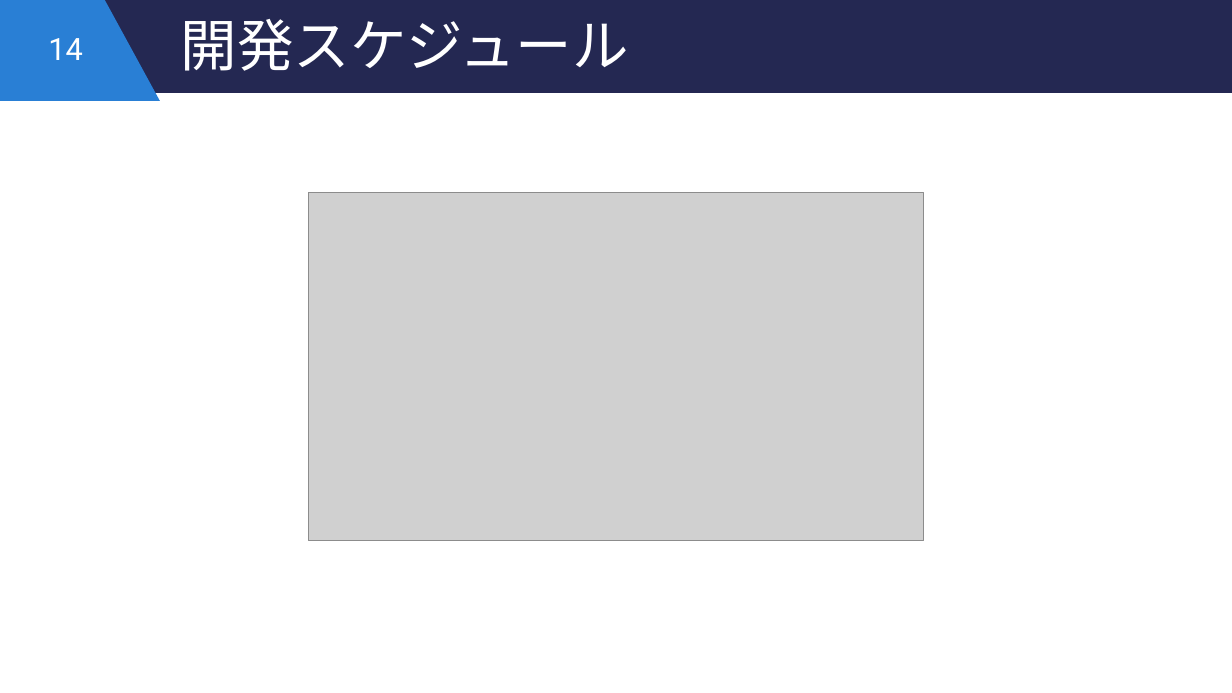
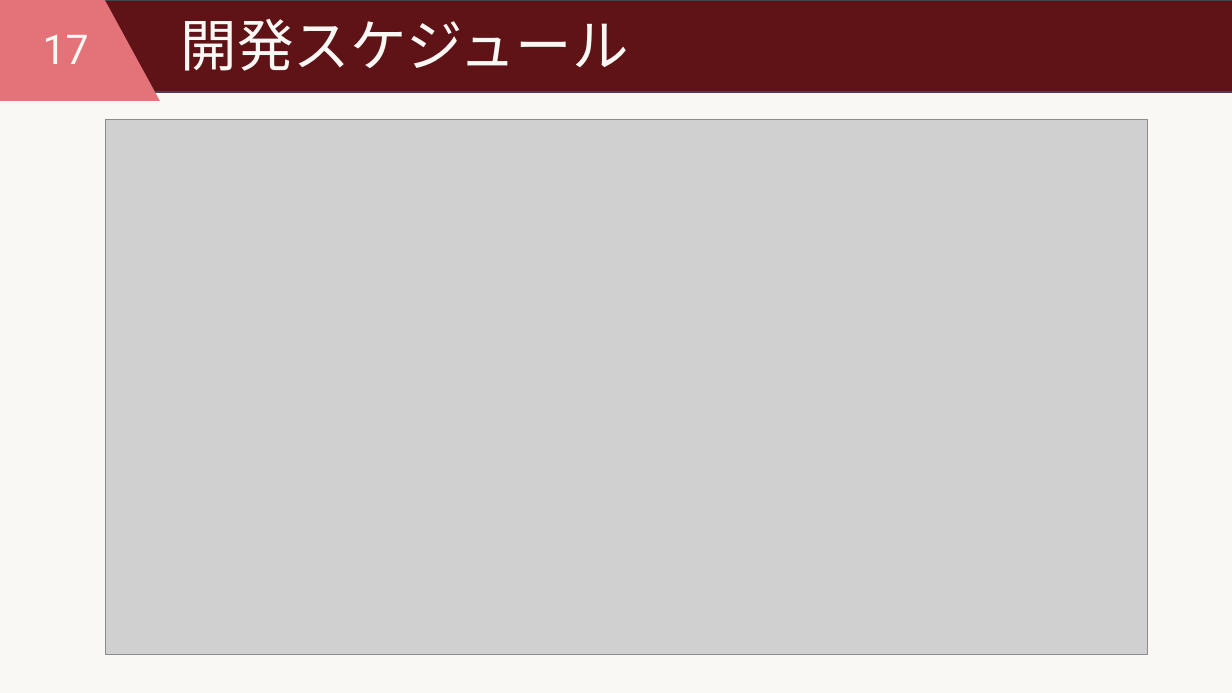
Before and after one commit to SanaeProject/CFMS, a slide deck: slide 17 of presentation/企画発表プレゼン.pptx (slide 14 before the commit). Drawn at 1232x693 pixels with LibreOffice and Linux fonts; fonts in the diff are those of the drawing; grey boxes stand for pictures. Boxes give left, top, right and bottom in pixels: in the first picture for what was removed or moved away, otherwise in the second. Text is boxed around its words. In the diff, an @@ line names an element or a change of style, - is before the commit and + after.

```diff
--- a/presentation/企画発表プレゼン.pptx
+++ b/presentation/企画発表プレゼン.pptx
@@ background #FFFFFF to #FAF8F5 @@
@@ rectangle at [0,0,1232,92]: fill #242852 to #601316; outline #242852 1.5 pt to #454551 1.5 pt @@
@@ rectangle at [0,0,104,100]: fill #297FD5 to #E37378; outline #297FD5 1.5 pt to #E37378 1.5 pt @@
@@ triangle at [49,0,158,100]: fill #297FD5 to #E37378; outline #297FD5 1.5 pt to #E37378 1.5 pt @@
@@ title "開発スケジュール" at [181,19,629,71]: text colour #FFFFFF to #FAF8F5 @@
@@ page number at [43,35,89,64]: text changed; size 24 to 32 pt; text colour #FFFFFF to #FAF8F5 @@
-14
+17
@@ picture: place and size @@
-picture at [308,192,924,541]
+picture at [106,119,1148,654]
```
Also in this commit, not shown: 13 other slides changed, 3 slides added.
